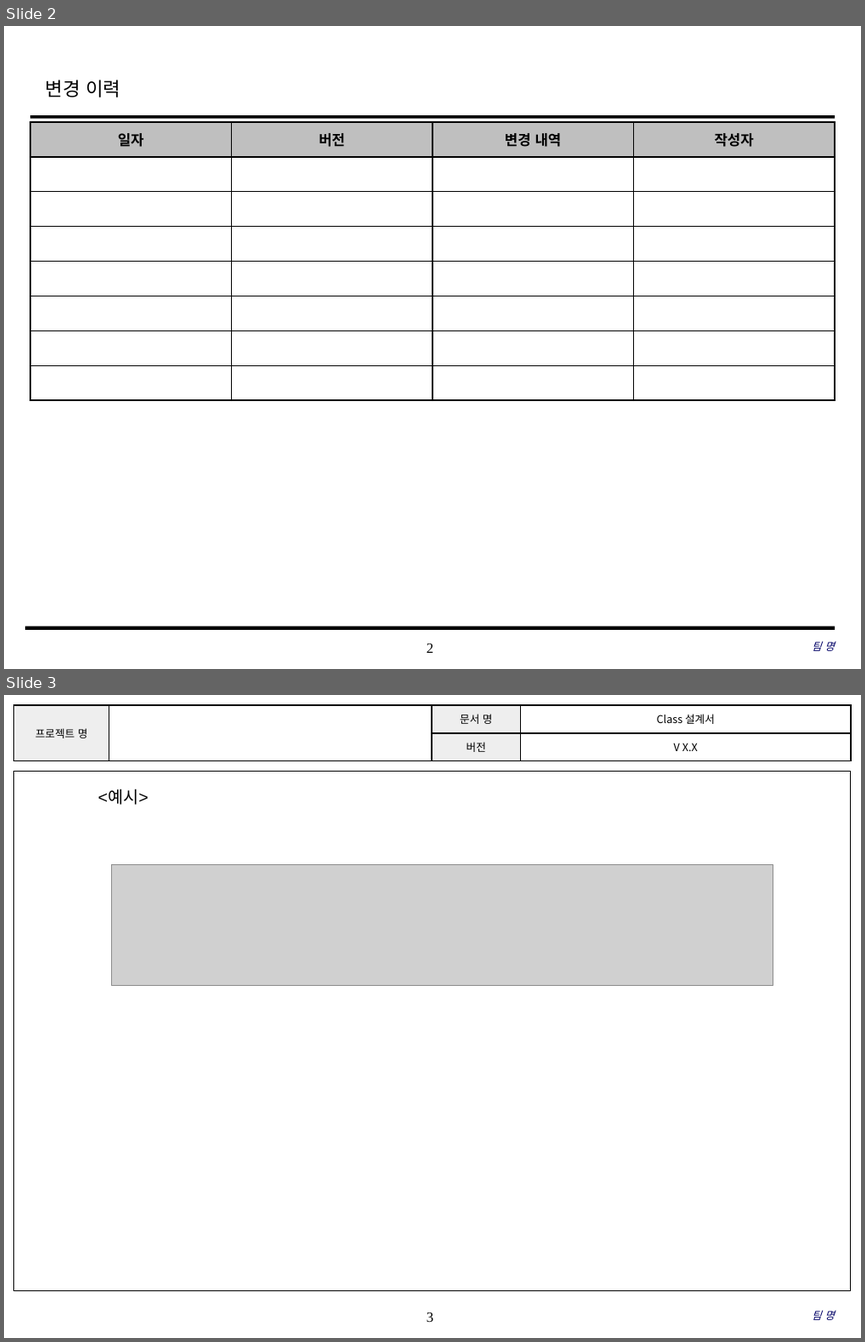
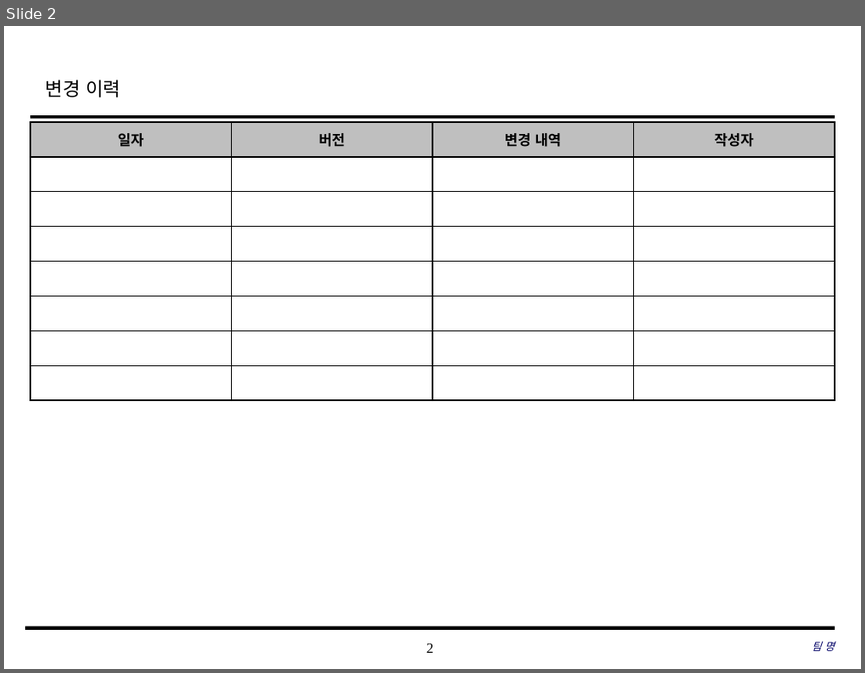
Before and after one commit to songsurl00/SoftwareEngineering2022, a slide deck: Class&SeqDiagram/ClassDesign.pptx. Shown one above the other, each under a label of ours: slides 2 and 3 before the commit, slide 2 after it. The pictures are 865x1342 and 865x673 pixels, drawn with LibreOffice and Linux fonts; fonts in the diff are those of the drawing; grey boxes stand for pictures; background and template pictures are left out. Boxes give left, top, right and bottom in pixels: in the first picture for what was removed or moved away, otherwise in the second. Text is boxed around its words. In the diff, an @@ line names an element or a change of style, - is before the commit and + after.

```diff
--- a/Class&SeqDiagram/ClassDesign.pptx
+++ b/Class&SeqDiagram/ClassDesign.pptx
@@ slide 3 removed at box(4, 695, 861, 1338), background #FFFFFF; not listed: 1 template element that a slide beside it also shows @@
@@ table removed at box(13, 705, 851, 761), 2 rows, 4 columns @@
-프로젝트 명 |  | 문서 명 | Class 설계서
- |  | 버전 | V X.X
@@ rectangle removed at box(13, 771, 851, 1291) @@
@@ text removed at box(98, 790, 148, 805) @@
-<예시>
@@ picture removed at box(111, 865, 772, 986) @@
@@ text removed at box(812, 1310, 834, 1320) @@
-팀 명
```
Also in this commit, not shown: 1 slide changed, 15 slides added.
